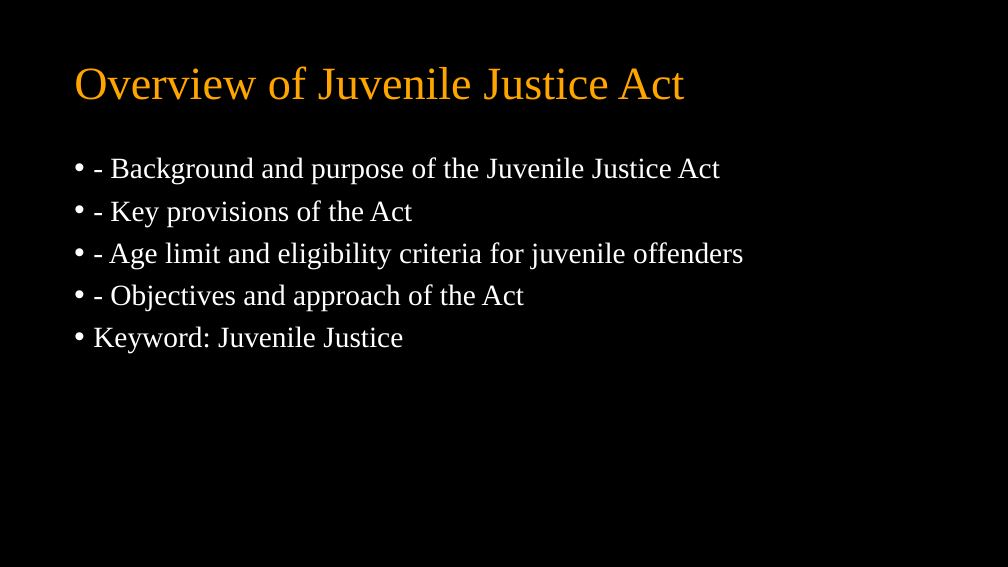
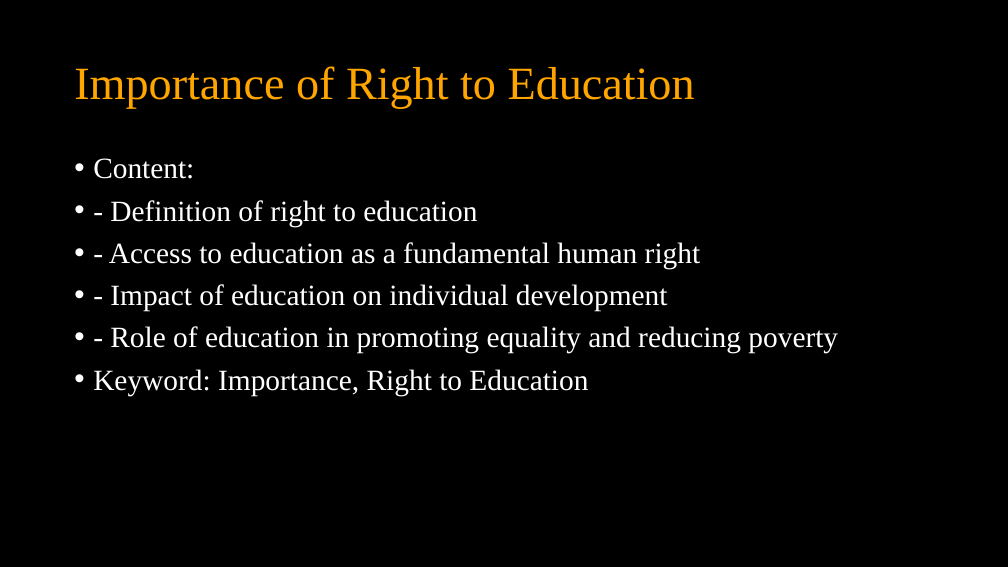
Before and after one commit to quirkycoder6/Rights-Rise2, a slide deck: slide 2 of PowerPoint_Generator/myapp/generated/generated_presentation.pptx. Drawn at 1008x567 pixels with LibreOffice and Linux fonts; fonts in the diff are those of the drawing. Boxes give left, top, right and bottom in pixels: in the first picture for what was removed or moved away, otherwise in the second. Text is boxed around its words. In the diff, an @@ line names an element or a change of style, - is before the commit and + after.

```diff
--- a/PowerPoint_Generator/myapp/generated/generated_presentation.pptx
+++ b/PowerPoint_Generator/myapp/generated/generated_presentation.pptx
@@ title at (74,66,695,109): text changed @@
-Overview of Juvenile Justice Act
+Importance of Right to Education
@@ text at (93,158,838,396): text changed @@
-• - Background and purpose of the Juvenile Justice Act
-• - Key provisions of the Act
-• - Age limit and eligibility criteria for juvenile offenders
-• - Objectives and approach of the Act
-• Keyword: Juvenile Justice
+• Content:
+• - Definition of right to education
+• - Access to education as a fundamental human right
+• - Impact of education on individual development
+• - Role of education in promoting equality and reducing poverty
+• Keyword: Importance, Right to Education
```
Also in this commit, not shown: 2 other slides changed, 18 other files.
